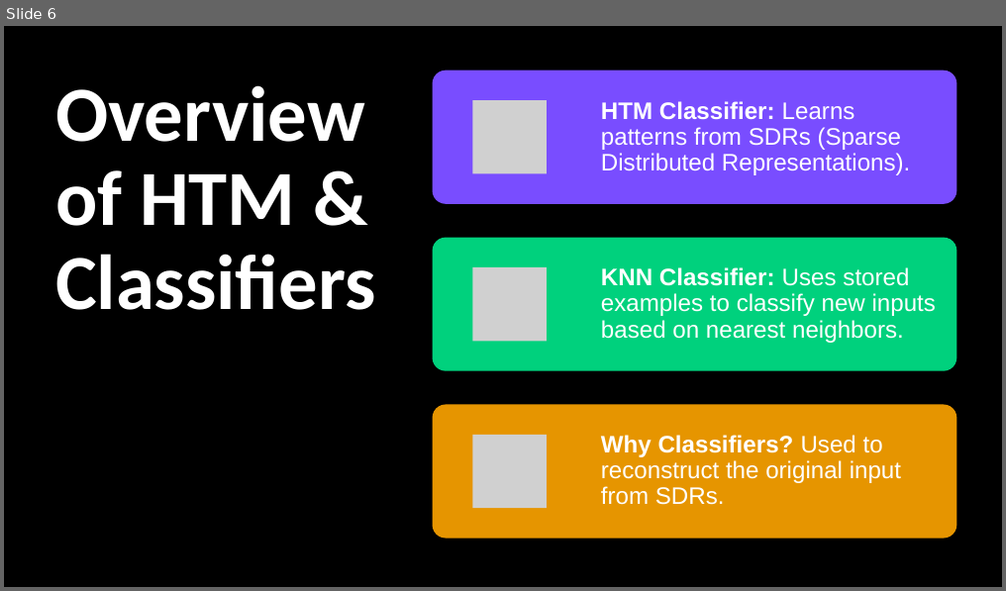
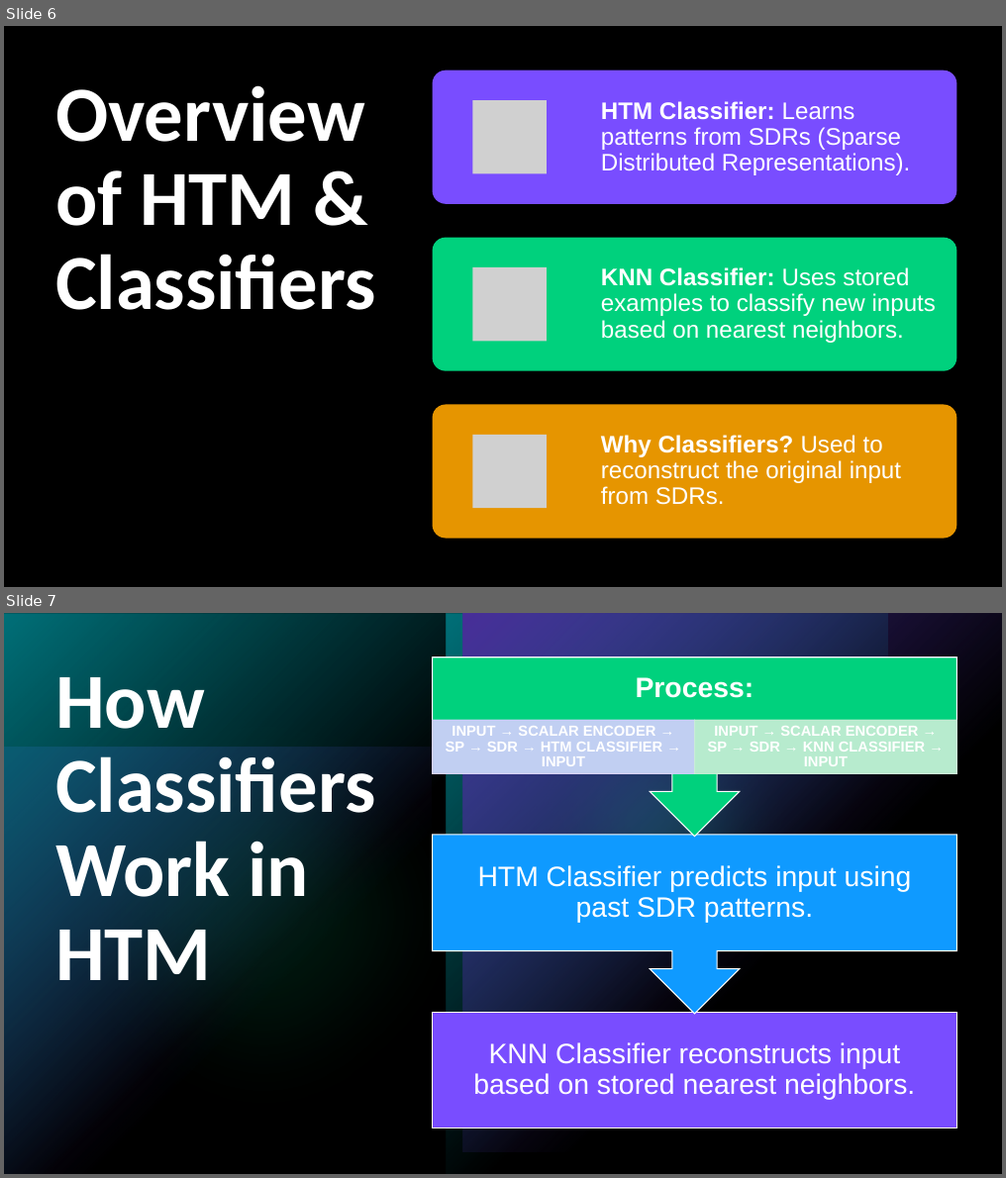
Before and after one commit to prnshubn/neocortexapi-team-untitled, a slide deck: source/Documentation_Team_Untitled/Team_Untitled_Presentation.pptx. Shown one above the other, each under a label of ours: slide 6 before the commit, slides 6 and 7 after it. The pictures are 1006x591 and 1006x1178 pixels, drawn with LibreOffice and Linux fonts; fonts in the diff are those of the drawing; grey boxes stand for pictures. Boxes give left, top, right and bottom in pixels: in the first picture for what was removed or moved away, otherwise in the second. Text is boxed around its words. In the diff, an @@ line names an element or a change of style, - is before the commit and + after.

Commit message:
Added flow diagram,Methodologies,Classifier process in PPT

```diff
--- a/source/Documentation_Team_Untitled/Team_Untitled_Presentation.pptx
+++ b/source/Documentation_Team_Untitled/Team_Untitled_Presentation.pptx
@@ slide 7 added at [4,613,1002,1174], background #000000; not listed: 5 template elements that a slide beside it also shows @@
@@ rectangle added at [4,613,1002,1174], fill #000000 at 40% opacity @@
@@ ellipse added at [475,646,829,998], fill #00D17D at 60% opacity @@
@@ title added at [55,677,375,980], 75 pt, text #FFFFFF, bold @@
+How Classifiers Work in HTM
@@ group added at [433,658,957,1129]: 5 texts, 3 rectangles, 2 up arrow callouts @@
+KNN Classifier reconstructs input based on stored nearest neighbors.
+HTM Classifier predicts input using past SDR patterns.
+Process:
+INPUT → SCALAR ENCODER → SP → SDR → HTM CLASSIFIER → INPUT
+INPUT → SCALAR ENCODER → SP → SDR → KNN CLASSIFIER → INPUT
```
Also in this commit, not shown: 9 other slides added.
